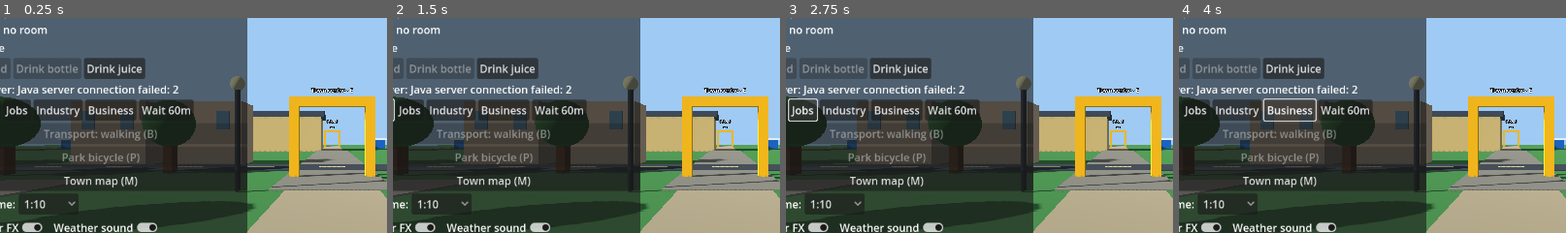
Above: before the commit, frames 1-4 (left to right).
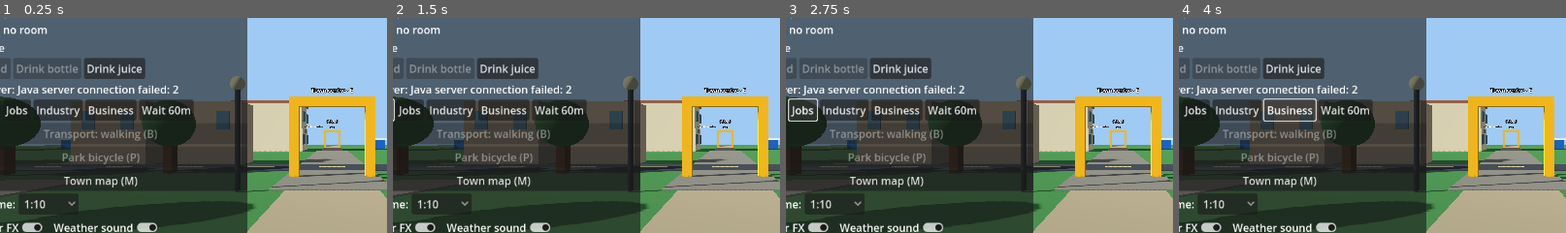
Above: after the commit, the same moments.

Repository: holovin777/living-alibi
Game: Godot game, scene res://scenes/park.tscn
The game is run twice, just before and just after one commit, with the same random seed, the same clock (stepped at 60 frames per second) and the same inputs.
Inputs:
- Up to frame 1 (0.25 s): no input
- Up to frame 2 (1.5 s): click "Drink juice" at 0.5 s; click "Refresh" at 1.25 s
- Up to frame 3 (2.75 s): click "Jobs" at 2 s
- Up to frame 4 (4 s): click "Industry" at 2.75 s; click "Business" at 3.5 s
The pictures show only the part of the screen within x 7-57%, y 22-71%; the shares and areas given below are measured in that part.

The runs differ from the first frame. In frame 1, 3.5% of the frame differs, in the area x 59-98%, y 38-63%; in frame 2, 3.5%; in frame 3, 3.5%; in frame 4, 3.5%.

Commit message:
Add walk-in college, persistent study programs and diploma-gated careers

Diff:
--- a/godot/scripts/ParkDemo.gd
+++ b/godot/scripts/ParkDemo.gd
@@ -51,6 +51,8 @@
 const CAFE_TABLE := Vector3(-7.0,0,9.0)
 var _cafe_menu := false
 var _medical_menu := false
+var _college_menu := false
+const COLLEGE_DESK := Vector3(-6.3,0,7)
 const CLINIC_COUNTER := Vector3(-6.3,0,7)
 const PHARMACY_COUNTER := Vector3(6.3,0,-7)
 
@@ -196,7 +198,9 @@
     _weather_fx.follow(_avatar.position)
     _weather_fx.set_sheltered(_apartment_active or _inside_guest_room(),_environment)
     if _rebirth_active():
-        if not _medical_station().is_empty():
+        if _near_college():
+            _hint.text="E: Istituto Leonardo · F: life choices"
+        elif not _medical_station().is_empty():
             _hint.text="E: "+("Farmacia" if _medical_station()=="first-aid" else "Ambulatorio")+" · F: life choices"
         elif not _cafe_station().is_empty():
             _hint.text="E: Bar Centrale · "+_cafe_station()+" · F: life choices"
@@ -269,6 +273,12 @@
                 elif not action.is_empty():
                     _garden_action("rebirth-home-"+action)
                 get_viewport().set_input_as_handled()
+            elif event.keycode == KEY_E and _near_college() and not _action_panel.visible:
+                _college_menu=true
+                _render_actions()
+                _action_panel.visible=true
+                Input.set_mouse_mode(Input.MOUSE_MODE_VISIBLE)
+                get_viewport().set_input_as_handled()
             elif event.keycode == KEY_E and not _medical_station().is_empty() and not _action_panel.visible:
                 _medical_menu=true
                 _render_actions()
@@ -294,6 +304,7 @@
                 _grocery_menu=false
                 _cafe_menu=false
                 _medical_menu=false
+                _college_menu=false
                 _render_actions()
                 _action_panel.visible = not _action_panel.visible
                 Input.set_mouse_mode(Input.MOUSE_MODE_VISIBLE if _action_panel.visible else Input.MOUSE_MODE_CAPTURED)
@@ -863,9 +874,7 @@
             _box(_scenery, Vector3(6.0, 0.18, 3.0), Color(0.90, 0.76, 0.31),
                     Vector3(4.0, 2.35, 8.0))
         "SCHOOL":
-            _building("Public school", Color(0.79, 0.68, 0.43))
-            _box(_scenery, Vector3(4.0, 1.3, 0.2), Color(0.14, 0.36, 0.38),
-                    Vector3(-7.0, 1.5, 5.0))
+            _build_college()
         "LIBRARY":
             _building("Public library", Color(0.59, 0.48, 0.33))
             for offset in [-10.0, -7.0, -4.0]:
@@ -1926,6 +1935,48 @@
         var fruit := tree.get_node("Fruit") as Node3D
         fruit.visible = bool(data.get("ready",false))
 
+func _build_college() -> void:
+    var campus := Node3D.new()
+    campus.name="IstitutoLeonardo"
+    _scenery.add_child(campus)
+    var wall := Color("#d9c9a5")
+    var wood := Color("#8f7455")
+    for part in [[Vector3(-13,0,7),Vector2(0.24,8)],
+            [Vector3(-8.5,0,3),Vector2(9,0.24)],
+            [Vector3(-8.5,0,11),Vector2(9,0.24)],
+            [Vector3(-4,0,4.45),Vector2(0.24,2.9)],
+            [Vector3(-4,0,9.55),Vector2(0.24,2.9)]]:
+        _room_wall(campus,part[0],part[1],wall)
+    _box(campus,Vector3(9,0.08,8),Color("#c3bba8"),Vector3(-8.5,0.025,7))
+    _box(campus,Vector3(9,3.3,8),wall,Vector3(-8.5,4.65,7))
+    _box(campus,Vector3(9.4,0.3,8.4),Color("#9b6045"),Vector3(-8.5,6.45,7))
+    _box(campus,Vector3(0.24,0.5,2.2),wood,Vector3(-4,2.75,7))
+    _sign(campus,"Istituto Leonardo · Scuola e formazione",Vector3(-3.6,3.4,7))
+    for z in [4.5,9.5]:
+        _box(campus,Vector3(0.16,1.35,1.65),Color("#536e75"),Vector3(-3.84,1.55,z))
+        _box(campus,Vector3(0.16,1.35,1.65),Color("#536e75"),Vector3(-3.84,4.65,z))
+    var desk := Node3D.new()
+    desk.name="CollegeDesk"
+    campus.add_child(desk)
+    _room_furniture(desk,Vector3(-8,0,7),Vector3(1.15,0.85,2.0),wood)
+    _box(desk,Vector3(0.55,0.45,0.62),Color("#42494d"),Vector3(-8,1.1,7.3))
+    _sign(desk,"Segreteria · E",Vector3(-7.15,2.0,7))
+    var classroom := Node3D.new()
+    classroom.name="Classroom"
+    campus.add_child(classroom)
+    for x in [-11.1,-9.4]:
+        for z in [4.35,9.55]:
+            _room_furniture(classroom,Vector3(x,0,z),Vector3(0.95,0.72,0.65),wood)
+            _room_furniture(classroom,Vector3(x,0,z+0.7),Vector3(0.45,0.42,0.45),Color("#65786e"))
+            _box(classroom,Vector3(0.45,0.3,0.06),Color("#3a454a"),Vector3(x,0.9,z-0.2))
+    _box(classroom,Vector3(0.12,1.25,3.1),Color("#415d53"),Vector3(-12.82,1.85,7))
+    _box(classroom,Vector3(0.17,0.1,3.2),wood,Vector3(-12.75,1.2,7))
+    var light := OmniLight3D.new()
+    light.position=Vector3(-8.5,2.6,7)
+    light.omni_range=8
+    light.light_energy=1.5
+    campus.add_child(light)
+
 func _build_medical_building(pharmacy: bool) -> void:
     var building := Node3D.new()
     building.name="FarmaciaDelBorgo" if pharmacy else "AmbulatorioCivico"
@@ -2919,6 +2970,34 @@
     var r: Dictionary = _last_snapshot.get("rebirth",{})
     return str(r.get("phase","")) == "LINKED_ADULT" or (str(r.get("phase","")) == "CHILDHOOD" and int(r.get("age",0)) >= 3 and int(r.get("age",0)) < 18)
 
+func _near_college() -> bool:
+    var college = _last_snapshot.get("rebirth",{}).get("college")
+    return not _apartment_active and _current_place=="SCHOOL" and college is Dictionary and college.get("atCampus",false) and _avatar.position.distance_to(COLLEGE_DESK)<1.5
+
+func _close_college() -> void:
+    _college_menu=false
+    _action_panel.visible=false
+    _render_actions()
+    Input.set_mouse_mode(Input.MOUSE_MODE_CAPTURED)
+
+func _render_college() -> void:
+    var college: Dictionary = _last_snapshot["rebirth"]["college"]
+    _action_title.text="Istituto Leonardo"
+    var info := Label.new()
+    info.text="Mon–Fri 08:00–18:00 · 2 EUR per lesson"
+    _action_choices.add_child(info)
+    for course in college.get("courses",[]):
+        var label := Label.new()
+        label.text="%s · %s/%s lessons%s" % [course.get("label",""),course.get("completed",0),course.get("required",0)," · Diploma" if course.get("diploma",false) else ""]
+        _action_choices.add_child(label)
+        if course.get("canEnroll",false):
+            _action_choices.add_child(_button("Enroll: "+str(course.get("label","")),_garden_action.bind("rebirth-enroll-"+str(course.get("id","")))))
+    if college.get("enrolled")!=null:
+        var lesson := _button("Attend lesson · 60 min · 2 EUR",_garden_action.bind("rebirth-study"))
+        lesson.disabled=not bool(college.get("canStudy",false))
+        _action_choices.add_child(lesson)
+    _action_choices.add_child(_button("Leave",_close_college))
+
 func _medical_station() -> String:
     var medical = _last_snapshot.get("rebirth",{}).get("medical")
     if _apartment_active or _current_place!="CLINIC" or not medical is Dictionary or not medical.get("atClinic",false):
@@ -2989,6 +3068,10 @@
 
 func _render_actions() -> void:
     _replace_choices(_action_choices, true)
+    if _college_menu and _near_college():
+        _render_college()
+        return
+    _college_menu=false
     if _medical_menu and not _medical_station().is_empty():
         _render_medical()
         return
@@ -3110,6 +3193,11 @@
                 for destination in options.get("destinations",[]):
                     if str(destination) != _current_place:
                         _action_choices.add_child(_button("Walk to "+str(destination).capitalize(),_garden_action.bind("rebirth-travel-"+str(destination))))
+            var college = rebirth.get("college")
+            if college is Dictionary and college.get("enrolled")!=null:
+                var study_info := Label.new()
+                study_info.text="Education · %s · %s/%s lessons" % [college.get("enrolled",""),college.get("completed",0),college.get("required",0)]
+                _action_choices.add_child(study_info)
             var medical = rebirth.get("medical")
             if medical is Dictionary:
                 var health_label := Label.new()
@@ -3742,6 +3830,7 @@
         _api.room_wash()
 
 func _garden_action(action: String) -> void:
+    if (action=="rebirth-study" or action.begins_with("rebirth-enroll-")) and not _near_college():return
     if action.begins_with("rebirth-medical-") and action!="rebirth-medical-visit" and action!="rebirth-medical-"+_medical_station():return
     if action.begins_with("rebirth-cafe-"):
         var station := _cafe_station()
@@ -3929,6 +4018,7 @@
         _road_blocked = "" if road_arrival else _road_pending
         _road_pending = ""
     if new_place != _current_place:
+        _college_menu=false
         _medical_menu=false
         _cafe_menu=false
         _grocery_menu=false
--- a/godot/tests/SceneNavigationSmoke.gd
+++ b/godot/tests/SceneNavigationSmoke.gd
@@ -1008,6 +1008,18 @@
     if not _check(world._medical_station()=="first-aid" and _has_button(world._action_choices,"Basic pharmacy care · 5 EUR"),"pharmacy contextual menu"):
         return
     world._close_medical()
+    var campus := _world("SCHOOL","School")
+    campus["rebirth"]={"phase":"LINKED_ADULT","age":30,"childName":"Anna","college":{"atCampus":true,"open":true,"enrolled":null,"courses":[{"id":"engineering","label":"Engineering","required":60,"completed":0,"canEnroll":true}]}}
+    world._on_world_updated(campus)
+    var campus_walk: Vector3 = world._move_on_ground(Vector3(-2,0,7),Vector3(-4.3,0,0),world.WALKER_RADIUS)
+    if not _check(campus_walk.x < -6 and world._scenery.has_node("IstitutoLeonardo/Classroom"),"college entrance and classroom"):
+        return
+    world._avatar.position=campus_walk
+    world._college_menu=true
+    world._render_actions()
+    if not _check(world._near_college() and _has_button(world._action_choices,"Enroll: Engineering"),"college registration menu"):
+        return
+    world._close_college()
     print("SceneNavigationSmoke: ALL CHECKS PASSED")
     quit(0)
 
Not shown, changed: server/src/main/java/com/holovin/npclife/GameSession.java
Not shown, changed: server/src/test/java/com/holovin/npclife/GameSessionTest.java
Not shown, changed: src/main/java/com/holovin/npclife/EducationLife.java
Not shown, changed: src/main/java/com/holovin/npclife/EmploymentLife.java
Not shown, changed: src/main/java/com/holovin/npclife/RebirthLife.java
